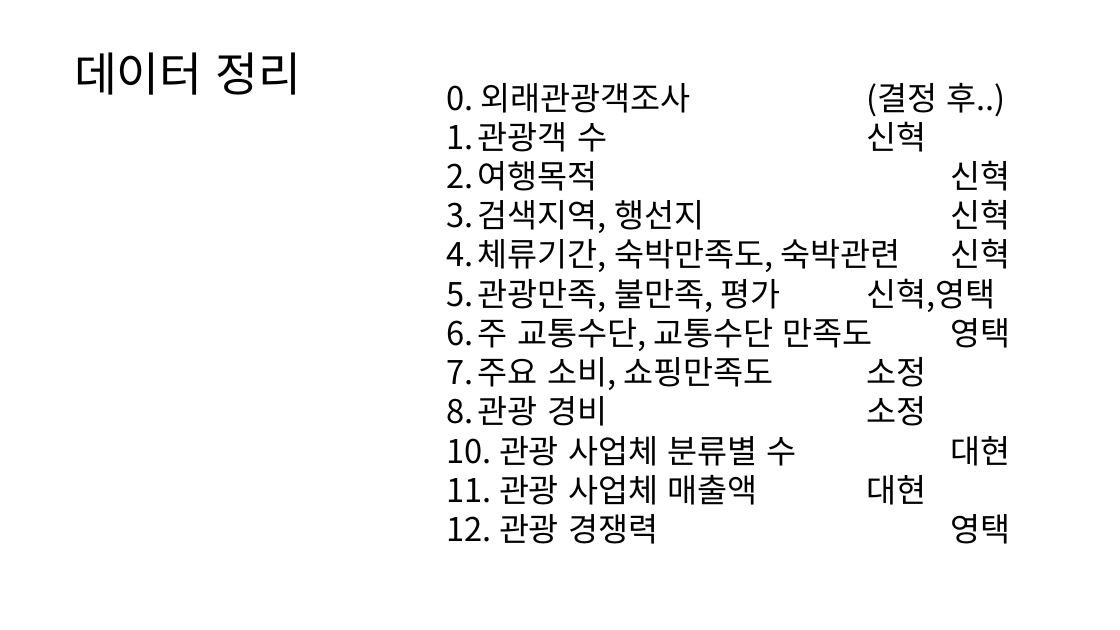
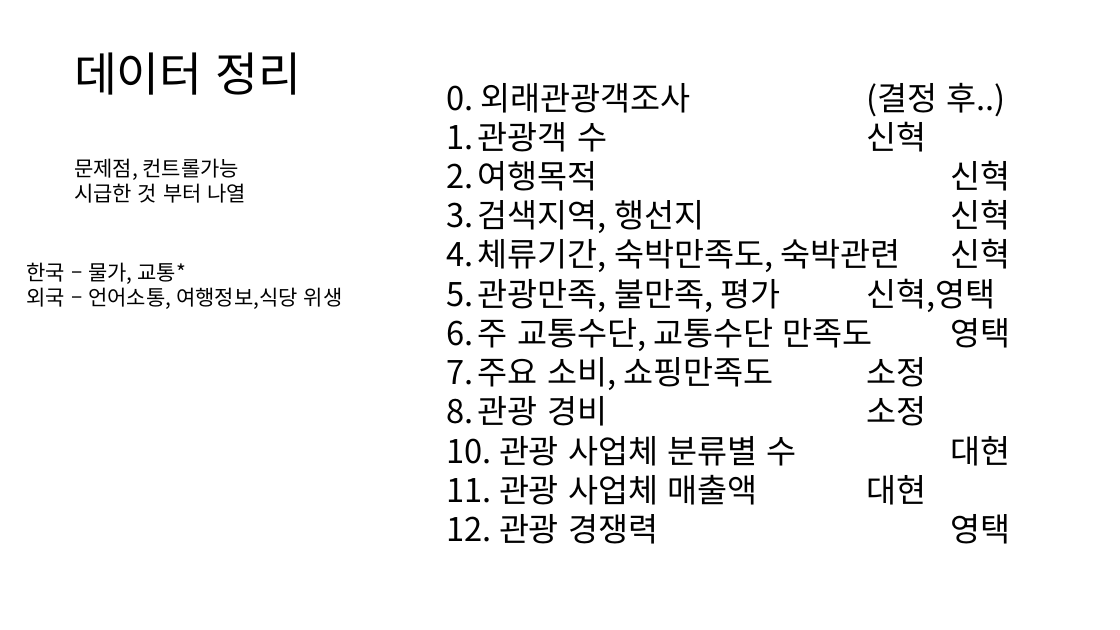
Before and after one commit to so-jeong0127/6-project, a slide deck: slide 1 of data/r 그래프.pptx. Drawn at 1120x630 pixels with LibreOffice and Linux fonts; fonts in the diff are those of the drawing. Boxes give left, top, right and bottom in pixels: in the first picture for what was removed or moved away, otherwise in the second. Text is boxed around its words. In the diff, an @@ line names an element or a change of style, - is before the commit and + after.

```diff
--- a/data/r 그래프.pptx
+++ b/data/r 그래프.pptx
@@ text added at <box>74,158,247,203</box>, 18 pt, text #000000 @@
+문제점, 컨트롤가능
+시급한 것 부터 나열
@@ text added at <box>27,262,343,309</box>, 18 pt, text #000000 @@
+한국 – 물가, 교통*
+외국 – 언어소통, 여행정보,식당 위생
```
Also in this commit, not shown: 1 other file.
